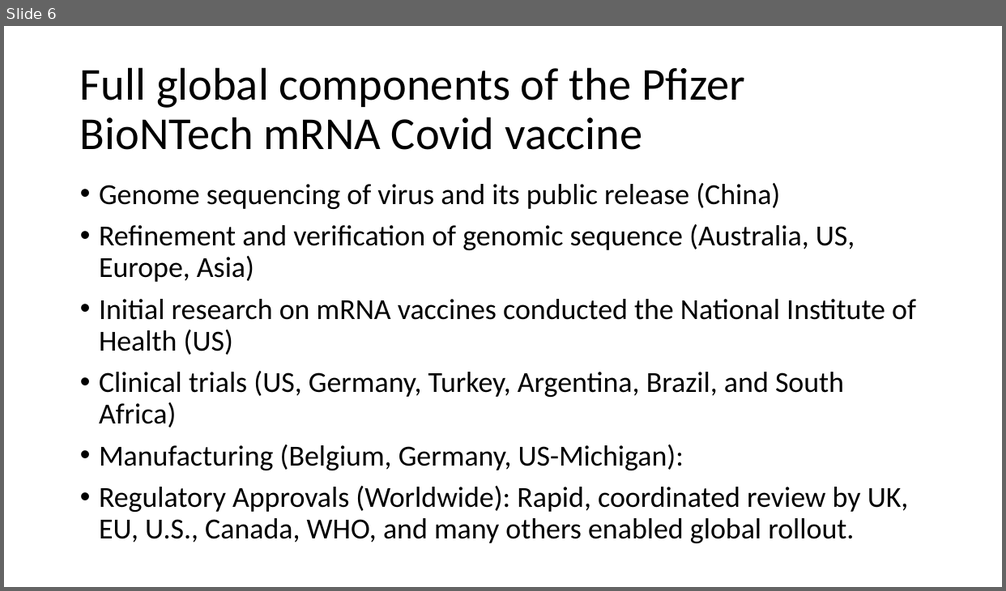
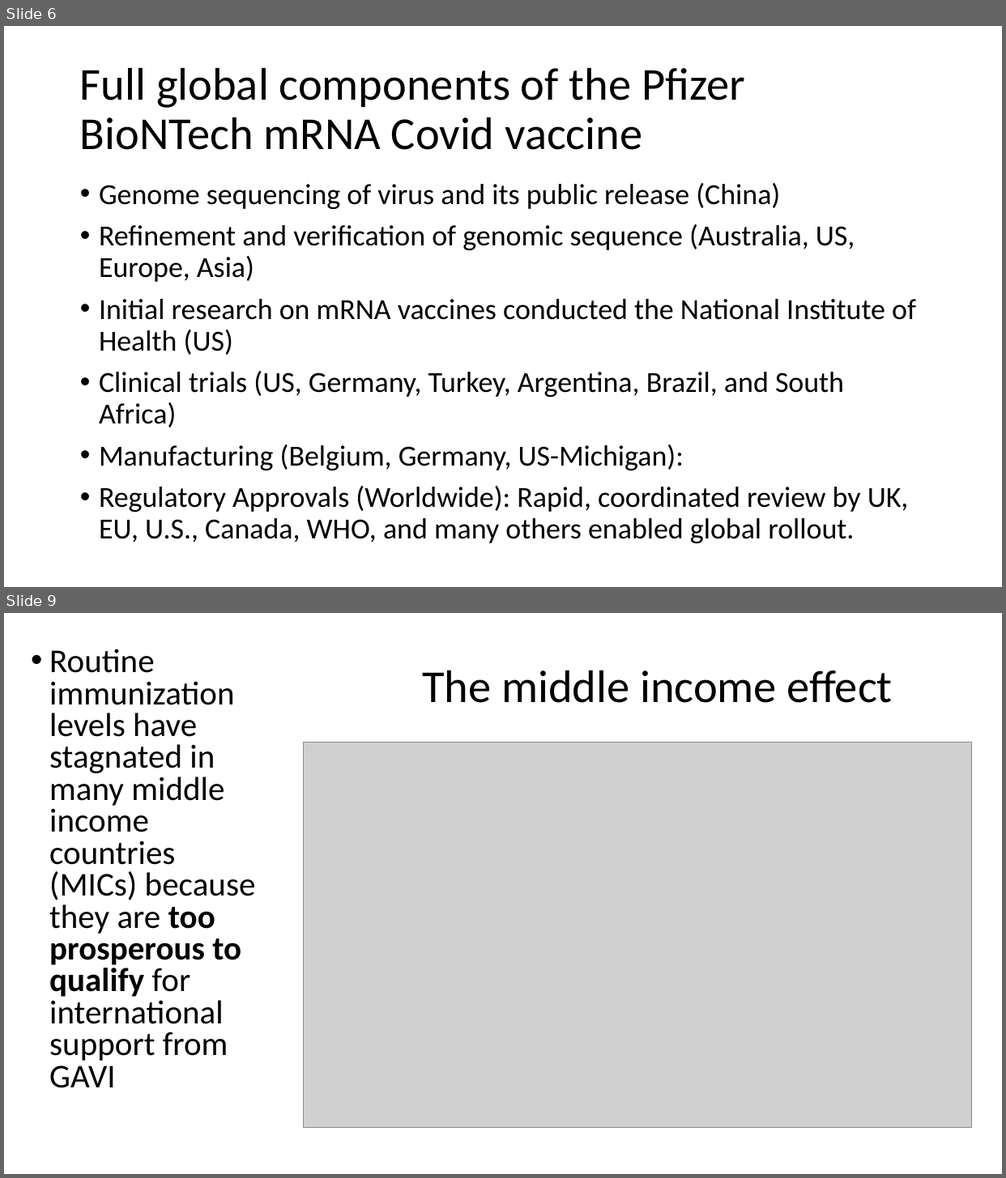
Before and after one commit to tstallins/tstallins.github.io, a slide deck: courses/261/vaccines.pptx. Shown one above the other, each under a label of ours: slide 6 before the commit, slides 6 and 9 after it; the slides between them are not shown. The pictures are 1006x591 and 1006x1178 pixels, drawn with LibreOffice and Linux fonts; fonts in the diff are those of the drawing; grey boxes stand for pictures. Boxes give left, top, right and bottom in pixels: in the first picture for what was removed or moved away, otherwise in the second. Text is boxed around its words. In the diff, an @@ line names an element or a change of style, - is before the commit and + after.

```diff
--- a/courses/261/vaccines.pptx
+++ b/courses/261/vaccines.pptx
@@ slide 9 added at (4, 613, 1002, 1174), background #FFFFFF @@
@@ text added at (49, 649, 256, 1088), 32 pt, text #000000 @@
+• Routine immunization levels have stagnated in many middle income countries (MICs) because they are too prosperous to qualify for international support from GAVI
@@ title added at (422, 670, 893, 703), 44 pt, text #000000 @@
+The middle income effect
@@ picture added at (304, 743, 971, 1128) @@
```
Also in this commit, not shown: 11 other slides added.
